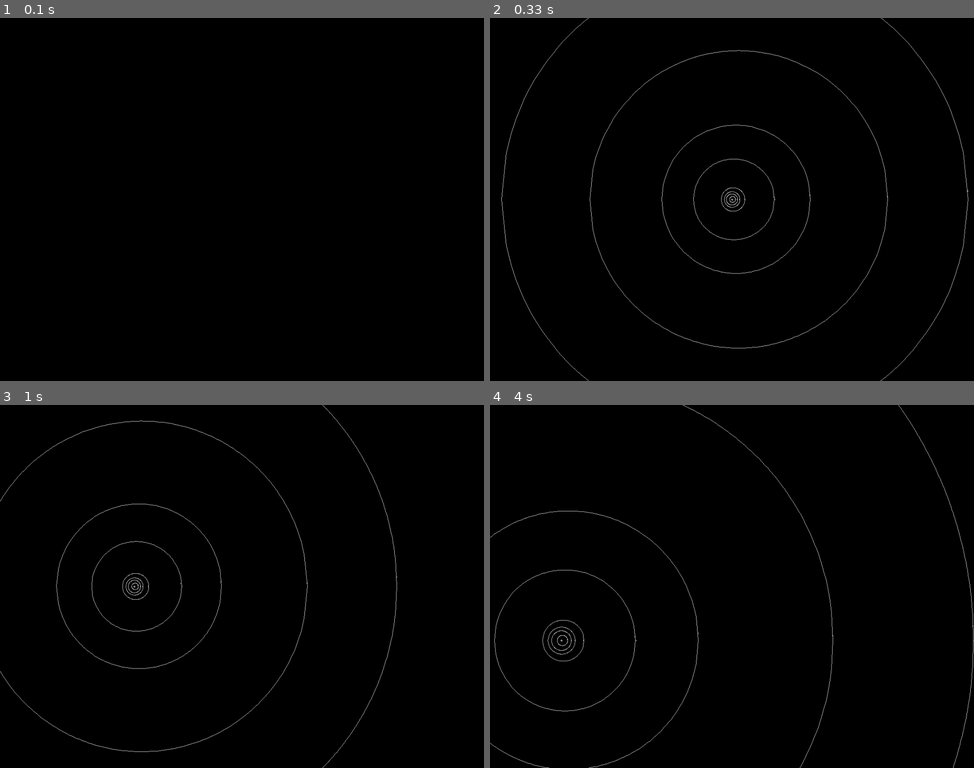
Above: before the commit, frames 1-4 (two rows, left to right).
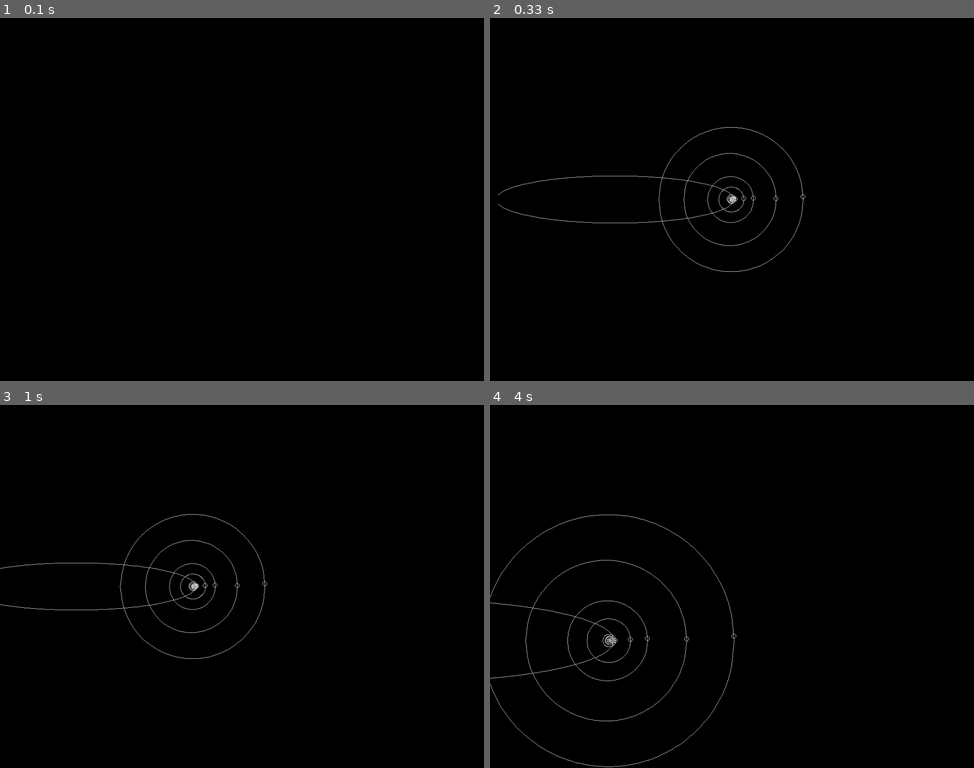
Above: after the commit, the same moments.

Repository: iparedes/Flatspace2
Game: pygame game, started from main.py
Two runs of this game, one before a commit and one after it. Both use one fixed random seed, a clock stepped at 60 frames per second and the inputs below.
Inputs:
- Up to frame 1 (0.1 s): no input
- Up to frame 2 (0.33 s): no input
- Up to frame 3 (1 s): hold T 0.33-0.8 s; hold Right 0.33-0.8 s; hold Right from 0.83 s (still down); tap Z at 0.9 s; tap X at 0.98 s
- Up to frame 4 (4 s): release Right at 1.3 s; hold Up 1.33-1.63 s; tap Z at 1.4, 1.73, 2.23, 2.53, 2.8, 3.13, 3.57, 3.97 s; hold Right 1.67-2.13 s; hold Left 2.17-2.7 s; tap X at 2.32, 3.65 s; hold Down 2.73-3.03 s; hold Left 3.07-3.47 s; hold Up 3.5-3.87 s; hold Right from 3.9 s (still down)

Frame 1 is identical in both runs. In frame 2, 2.1% of the frame differs, in the area x 1-99%, y 0-100%; in frame 3, 1.9%; in frame 4, 2.0%.

Commit message:
Added time updates

Diff:
--- a/fspace.py
+++ b/fspace.py
@@ -12,6 +12,7 @@
         self.satellites=[]      # orbiting bodies
         self._pos = pos
         self.mass=mass
+        self.time=0             # time after periapsis
 
     @property
     def pos(self):
@@ -27,13 +28,14 @@
     def area(self):
         return None
 
-    # places the body in the orbit at a given angle of the true anomaly
+    # gives the position of the body in the orbit and the time after periapisis (seconds)
+    # at a given angle of the true anomaly
     def pos_at_angle(self, angle):
         # angle is the alfa. True anomaly. 0 degrees is at periapsis
         # orbit.incl is the theta
-        alfa = angle
-        sinalfa = math.sin(math.radians(alfa))
-        cosalfa = math.cos(math.radians(alfa))
+        alfa = math.radians(angle)
+        sinalfa = math.sin(alfa)
+        cosalfa = math.cos(alfa)
         a = self.orbit.a
         b = self.orbit.b
         sintheta = self.orbit._sintheta
@@ -44,13 +46,17 @@
 
         Q = Pos(x, y)
         pos = Q + self.orbit.center
-        return pos
-
-    # all the crap about the anomalys HAS to be relative to the orbit, no absolute values
+
+        # time after periapsis
+        time=(self.T*alfa)/(2*math.pi)
+
+        return (pos,time)
+
+    # all the crap about the anomalies HAS to be relative to the orbit, no absolute values
 
     # sets the pos of the body according to the time (in seconds) since the periapsis
     def set_pos_time(self, t):
-        # E is the eccentric anomaly t seconds after the periapsis
+        # E is the (angle) eccentric anomaly t seconds after the periapsis
         E = (t * 2 * math.pi) / self.T
         # calculate the position of E without accounting for the orbit inclination
         x = self.orbit.a * math.cos(E)
@@ -63,10 +69,11 @@
         beta = math.radians(self.orbit.incl)
         newx = (x * math.cos(beta)) - (y * math.sin(beta))
         newy = (y * math.cos(beta)) + (x * math.sin(beta))
-        x = self.orbit.pos.x + newx
-        y = self.orbit.pos.y + newy
+        x = self.orbit.center.x + newx
+        y = self.orbit.center.y + newy
         pos = Pos(x, y)
         self.pos = pos
+        self.time = t
         return pos
 
     def get_eccentric_anomaly_pos(self):
@@ -78,17 +85,21 @@
     # returns the angle of the true anomaly (in degrees)
     def get_true_anomaly(self):
         # calculates distance from the current position to the focus
-        d = self.pos.distance(self.parent.pos)
+        d = self.pos.distance(self.orbit.focus1)
         # the sin of the true anomaly is the y coord over the distance
         nu = math.asin(self.pos.y / d)
         return math.radians(nu)
 
+    # updates the pos of the body in the orbit according to a delta in seconds
+    def update_pos(self,delta):
+        self.set_pos_time(self.time+delta)
 
 class Sun(Body):
     def __init__(self, name="", mass=0, pos=None, radius=0):
         Body.__init__(self,primary=None,name=name,mass=mass,pos=pos)
         self.radius=radius
         self.orbit=None
+        self.pos=Pos(0,0)
 
     def add_planet(self, planet):
         self.satellites.append(planet)
@@ -102,15 +113,18 @@
         R = Rectangle(left, top, width, height)
         return R
 
-# Suns, planets, asteroids
 class Planet(Body):
     def __init__(self, primary=None, name="", mass=0, radius=0,peri=0,apo=0,incl=0,init_pos=0):
         Body.__init__(self,primary=primary,name=name,mass=mass)
         self.radius=radius
         self.orbit=Orbit(primary.pos,peri,apo,incl)
-        self.pos=self.pos_at_angle(init_pos)
         self.T = 0  # Orbital period
         self.T = (2 * math.pi) * math.sqrt(self.orbit.a ** 3 / (G * self.primary.mass))
+        (self.pos,self.time)=self.pos_at_angle(init_pos)
+
+    def __str__(self):
+        t=self.name+" mass:"+"{:.2e}".format(self.mass)+" radius: "+"{:.2e}".format(self.radius)+"\nOrbit: "+str(self.orbit)
+        return t
 
     @property
     def area(self):
@@ -120,25 +134,6 @@
         height = width
         R = Rectangle(left, top, width, height)
         return R
-
-    # places the body in the orbit at a given angle of the true anomaly
-    # def set_pos(self, angle):
-    #     # angle is the alfa. True anomaly. 0 degrees is at periapsis
-    #     # orbit.incl is the theta
-    #     alfa = angle
-    #     sinalfa = math.sin(math.radians(alfa))
-    #     cosalfa = math.cos(math.radians(alfa))
-    #     a = self.orbit.a
-    #     b = self.orbit.b
-    #     sintheta = self.orbit._sintheta
-    #     costheta = self.orbit._costheta
-    #
-    #     x = int((a * cosalfa * costheta) - (b * sinalfa * sintheta))
-    #     y = int((a * cosalfa * sintheta) + (b * sinalfa * costheta))
-    #
-    #     Q = Pos(x, y)
-    #     pos = Q + self.orbit.center()
-    #     return pos
 
 
 class Orbit():
@@ -165,9 +160,9 @@
         self._sintheta = math.sin(math.radians(incl))
 
     def __str__(self):
-        t="a:"+str(self.a)+", "+"b:"+str(self.b)+"\n"
-        r=self.area()
-        t+="top:"+str(r.top)+", left:"+str(r.left)+", bottom:"+str(r.bottom)+", right:"+str(r.right)+"\n"
+        t="a:"+"{:.2e}".format(self.a)+", "+"b:"+"{:.2e}".format(self.b)+"\n"
+        r=self.area
+        t+="top:"+"{:.2e}".format(r.top)+", left:"+"{:.2e}".format(r.left)+", bottom:"+"{:.2e}".format(r.bottom)+", right:"+"{:.2e}".format(r.right)+"\n"
         return t
 
     @property
@@ -192,3 +187,14 @@
 class SSystem:
     def __init__(self):
         self.Sol = Sun()
+        self.epoch=0
+        self.days=0
+
+    def update(self,delta):
+        self.epoch+=delta
+        print("delta: "+str(delta))
+        if(self.epoch/86400>self.days):
+            self.days+=1
+            print(str(self.days)+" days")
+        for p in self.Sol.satellites:
+            p.update_pos(delta)
--- a/game.py
+++ b/game.py
@@ -6,8 +6,12 @@
 import pygame as pg
 import cProfile
 
+DATA_FILE='data'
+
 ZOOM_FACTOR = 10
 MOVE_FACTOR = 10
+TIME_RATE=[1,10,100,1000,10000,1e5,1e6]
+FPS = 10
 
 class Game(object):
     def __init__(self):
@@ -27,6 +31,8 @@
         pos_display=self.View.trans(center)
         self.Display.draw_point(pos_display)
 
+        self.time_rate_index=0
+
         # This is only for testing purposes. The parent of the orbit should be the Sun, not the planet
         # P=Planet("test",1e9,6e6,Pos(5e6,5e6))
         # O=Orbit(0.47E+11, 9.52E+11,30)
@@ -34,8 +40,17 @@
         # self.View.draw_planet(P)
         # self.View.draw_orbit(O)
 
+    def update_time_rate(self):
+        self.time_rate_index+=1
+        if self.time_rate_index==len(TIME_RATE):
+            self.time_rate_index=0
+
+        milispertick=1000/FPS
+        deltasecs=(milispertick/1000)*TIME_RATE[self.time_rate_index]
+        print("Delta per tick: "+str(deltasecs))
+
     def load_data(self):
-        file1 = open('data', 'r')
+        file1 = open(DATA_FILE, 'r')
         Lines = file1.readlines()
         for l in Lines:
             l.strip()
@@ -73,14 +88,7 @@
             #print(self.View.area)
             #print(p.orbit.area)
             if self.View.area.overlap(p.orbit.area):
-                pr = cProfile.Profile()
-                pr.enable()
                 self.View.draw_orbit(p.orbit)
-                pr.disable()
-                # after your program ends
-                pr.print_stats(sort="calls")
-            else:
-                print("No orbit")
 
 
 
@@ -103,13 +111,22 @@
                     self.View.zoom(ZOOM_FACTOR)
                 if event.key == pg.K_x:
                     self.View.zoom(-ZOOM_FACTOR)
+                if event.key == pg.K_t:
+                    self.update_time_rate()
 
-
+# En cada tick se actualiza el sistema.
+# A 10 FPS el sistema se actualiza 10 veces por segundo, por tanto, el delta es 100ms
+# tomamos esto como Time_rate x1, el valor que pasamos al update en segundos es el delta/1000 (0.1s)
+# Time_rate x10 el valor al delta es 1s cada tick
+# en general el valor para el update es (delta/1000)*Time_rate
 
     def run(self):
         while not self.done:
-            self.clock.tick(10)
             self.event_loop()
+            self.dt = self.clock.tick(FPS)/1000
+            self.dt=1000/FPS # milliseconds per frame
+            self.dt *= TIME_RATE[self.time_rate_index]
+            self.SS.update(self.dt)
             self.draw()
             pg.display.update()
         pg.quit()
--- a/geometry.py
+++ b/geometry.py
@@ -229,8 +229,8 @@
         dy = self.c * math.sin(math.radians(self.incl))
         dx = self.c * math.cos(math.radians(self.incl))
         delta=Pos(dx,dy)
-        self._center=pos+delta
-        self._focus2=self._center+delta
+        self._center=pos-delta
+        self._focus2=self._center-delta
 
     @property
     def focus2(self):
@@ -241,8 +241,8 @@
         dy = self.c * math.sin(math.radians(self.incl))
         dx = self.c * math.cos(math.radians(self.incl))
         delta=Pos(dx,dy)
-        self._center=pos-delta
-        self._focus1=self._center-delta
+        self._center=pos+delta
+        self._focus1=self._center+delta
 
     @property
     def center(self):
--- a/test.py
+++ b/test.py
@@ -1,7 +1,7 @@
 from geometry import *
 from display import *
 import pygame as pg
-#from fspace import *
+from fspace import *
 
 done=False
 
@@ -29,7 +29,6 @@
 
     e=Ellipse(a=4,b=2,center=Pos(0,0),incl=30)
     earea=e.area
-    print(earea)
     x=earea.left
 
     while x<=earea.right:
@@ -62,9 +61,6 @@
     #path_conv=[Display.trans(p,area) for p in path]
     #Display.draw_path(path_conv)
 
-
-    pass
-
     # ps=e.intersect_points_with_rect(r)
     # print("x")
     # for p in ps['x']:
@@ -90,79 +86,21 @@
     #     print(a)
 
 
-# e=Ellipse(100,40,Pos(0,0))
-# print(e)
-# e.incl=30
-# print(e)
-#exit(0)
+#
+Sol=Sun(name="sol",mass=1.989E+30,radius=696E+6)
+T=Planet(primary=Sol,name="Earth",mass=5.97E+24, radius=6.38E+6, apo=1.47E+11, peri=1.52E+11,\
+         incl=0,init_pos=0)
+print(T)
+print(T.T/3600/24)
+print(T.time/3600/24)
+(pos,time)=T.pos_at_angle(180)
+print(T.T/3600/24)
+print(time/3600/24)
+
+exit(0)
+
 
 Display = Display(1024)
 run()
 print("weeey")
 exit(0)
-
-class A:
-    def __init__(self):
-        self._a=0
-
-    @property
-    def a(self):
-        return self._a
-
-class B(A):
-    def __init__(self):
-        pass
-
-    @A.a.setter
-    def a(self,v):
-        self._a=v
-
-test=B()
-B.a=99
-print(B.a)
-
-exit(0)
-
-
-p=Pos(0,0)
-e=Ellipse(center=p,a=20,b=20,incl=0)
-print(e)
-q=Pos(20,20)
-e.center=q
-print(e)
-f=Pos(-6.770509831248425,-9.68245836551854)
-e.focus1=f
-print(e)
-e.a=100
-print(e)
-
-exit(0)
-
-Sol=Body()
-Sol.mass = 1e6
-Sol.radius = 10000
-Sol.pos = Pos(0, 0)
-
-P=Body()
-P.mass=1e4
-P.radius=1000
-o=Orbit(10,10,30)
-P.set_orbit(o,Sol)
-# print(o)
-#
-# t=o.intersects_X(5)
-# print(t)
-# t=o.intersects_Y(-5)
-# print(t)
-
-a=Rectangle(0,0,200,100)
-b=Rectangle(-10,-10,1000,1000)
-print(a)
-print(b)
-print(a.intersects_X(b))
-print(b.intersects_X(a))
-
-
-# R=Rectangle(-20,200,100,200)
-# t=R.overlap(o.area())
-# print(t)
--- a/view.py
+++ b/view.py
@@ -2,6 +2,8 @@
 
 PATH_RESOLUTION=100
 EPSILON=10E-9 # small number used to avoid non existing values in the ellipse when calculating in the border of its area
+DEFAULT_PLANET_RADIUS=5 # radius to draw when the planet is too small to be seen
+DEFAULT_SUN_RADIUS=10 # radius to draw when the planet is too small to be seen
 
 # Defines an area in the flatspace with cartesian coordinates
 class View:
@@ -31,13 +33,15 @@
         p = Pos(self.area.center.x + hori_step, self.area.center.y + vert_step)
         self.area.center = p
 
-    # factor: percentage of zoom increase (positive level) or decrease (negative level) of the current vi
+    # level: percentage of zoom increase (+) or decrease (-)
+    # a level of 10 means that the factor to calculate the new area will be 90%
+    # a level of -10 means that the factor to calculate the new area will be 110%
     def zoom(self, level):
         factor = (100 - level) / 100
         self.area.width *= factor
         self.area.height *= factor
         self.mperpixel = self.area.width / self.display.WIDTH
-        print("Width: "+str(self.area.width)+", mpp: "+str(self.mperpixel))
+        #print("Width: "+str(self.area.width)+", mpp: "+str(self.mperpixel))
 
 
     def in_view(self, element):
@@ -57,25 +61,20 @@
         pos=self.trans(planet.pos)
         radius=int(planet.radius/self.mperpixel)
         if radius==0:
-            radius=1
+            radius=DEFAULT_PLANET_RADIUS
         self.display.draw_circle(pos, radius)
 
     def draw_sun(self,sun):
         pos=self.trans(sun.pos)
         radius=int(sun.radius/self.mperpixel)
         if radius==0:
-            radius=1
+            radius=DEFAULT_SUN_RADIUS
         self.display.draw_circle(pos, radius)
-
 
     def draw_orbit(self,orbit):
         ellipse=orbit.ellipse
 
         self.display.draw_ex(self.trans(ellipse.focus1))
-
-
-        # OjO
-        #self.display.draw_ellipse_cartesian(ellipse,self.area)
 
         ellipse_area=ellipse.area
         rect=self.area
@@ -85,21 +84,18 @@
         ypoints = ips['y']
         nx=len(xpoints)
         ny=len(ypoints)
-        print(nx,ny)
+        #print(nx,ny)
         x1=0
         x2=0
         if nx==0:
             if ny==0:
                 # ellipse totally contained
-                x1=ellipse_area.left
-                x2=ellipse_area.right
-                # center = ellipse.center
-                # pos = self.trans(center)
-                # a = int(ellipse.a / self.mperpixel)
-                # b = int(ellipse.b / self.mperpixel)
-                # self.display.draw_ellipse(pos, a, b, orbit.incl)
-                # return
-                #self.display.draw_ellipse_cartesian(ellipse,rect)
+                x1=ellipse_area.left+EPSILON
+                x2=ellipse_area.right-EPSILON
+            elif ny==1:
+                # dont know why we get here
+                print(ypoints[0])
+                pass
             else:
                 x1 = ypoints[0].x
                 x2 = ypoints[1].x
@@ -109,9 +105,8 @@
                 if rect.left < ellipse_area.right < rect.right:
                     l.append(ellipse.area.right - EPSILON)
                 l.sort()
-                print(l)
                 x1 = l[0]
-                x2 = l[len(l) - 1]
+                x2 = l[-1]
         elif nx==1:
             if ny==1:
                 # corner cut
@@ -150,7 +145,6 @@
                     # cutting both edges across
                     x1=xpoints[0].x
                     x2=xpoints[1].x
-                    pass
             elif ny==2: # ny==2
                 # Two corner cuts
                 l=[p.x for p in xpoints+ypoints]
@@ -161,16 +155,6 @@
                 l.sort()
                 x1=l[0]
                 x2=l[-1]
-                # x1=xpoints[0].x
-                # x2=ypoints[0].x
-                # l=[x1,x2]
-                # if rect.left < ellipse_area.left < rect.right:
-                #     l.append(ellipse.area.left+EPSILON)
-                # if rect.left < ellipse_area.right < rect.right:
-                #     l.append(ellipse.area.right-EPSILON)
-                # l.sort()
-                # x1=l[0]
-                # x2=l[-1]
             else: # ny==4
                 l=[p.x for p in xpoints]
                 if rect.left < ellipse_area.left < rect.right:
@@ -183,10 +167,7 @@
         elif nx==3:
             # corner cut + horizontal bridge
             if ny==1:
-                x1=xpoints[0].x
-                x2=ypoints[0].x
                 l=[p.x for p in xpoints+ypoints]
-                #l=[x1,x2]
                 if rect.left < ellipse_area.left < rect.right:
                     l.append(ellipse.area.left+EPSILON)
                 if rect.left < ellipse_area.right < rect.right:
@@ -206,7 +187,7 @@
                 l.append(ellipse.area.right - EPSILON)
             l.sort()
             x1 = l[0]
-            x2 = l[len(l) - 1]
+            x2 = l[-1]
 
         paths = ellipse.paths(x1, x2, PATH_RESOLUTION)
         path = paths[0]
@@ -215,167 +196,3 @@
         path = paths[1]
         path_conv = [self.trans(p) for p in path]
         self.display.draw_path(path_conv)
-
-    # def draw_orbit(self,orbit):
-    #     ellipse=orbit.ellipse
-    #
-    #     self.display.draw_ex(self.trans(ellipse.focus1))
-    #
-    #
-    #     # OjO
-    #     #self.display.draw_ellipse_cartesian(ellipse,self.area)
-    #
-    #     ellipse_area=ellipse.area
-    #     rect=self.area
-    #
-    #     ips=ellipse.intersect_points_with_rect(rect)
-    #     xpoints=ips['x']
-    #     ypoints = ips['y']
-    #     nx=len(xpoints)
-    #     ny=len(ypoints)
-    #     print(nx,ny)
-    #     if nx==0:
-    #         if ny==0:
-    #             # ellipse totally contained
-    #             center = ellipse.center
-    #             pos = self.trans(center)
-    #             a = int(ellipse.a / self.mperpixel)
-    #             b = int(ellipse.b / self.mperpixel)
-    #             self.display.draw_ellipse(pos, a, b, orbit.incl)
-    #             #self.display.draw_ellipse_cartesian(ellipse,rect)
-    #         elif ny==2: # vertical lobe, or vertical bridge
-    #             if ypoints[0].y==ypoints[1].y:
-    #                 # Lobe cutting a horizontal edge (vertical lobe)
-    #                 x1=ypoints[0].x
-    #                 x2=ypoints[1].x
-    #                 if (x1>x2):
-    #                     (x1,x2)=(x2,x1)
-    #                 if x1>ellipse_area.left:
-    #                     x1=ellipse_area.left
-    #                 if x2<ellipse_area.right:
-    #                     x2=ellipse_area.right
-    #                 paths=ellipse.paths(x1,x2,PATH_RESOLUTION)
-    #                 path = paths[0]
-    #                 path_conv = [self.trans(p) for p in path]
-    #                 self.display.draw_path(path_conv)
-    #                 path = paths[1]
-    #                 path_conv = [self.trans(p) for p in path]
-    #                 self.display.draw_path(path_conv)
-    #             else: # vertical bridge
-    #                 x1=ypoints[0].x
-    #                 x2=ypoints[1].x
-    #                 if rect.left<ellipse_area.left<rect.right:
-    #                     # left point limit inside view
-    #                     l=[x1,x2,ellipse_area.left]
-    #                     l.sort()
-    #                     x1=l[0]
-    #                     x2=l[2]
-    #                 elif rect.left<ellipse_area.right<rect.right:
-    #                     # right point limit inside view
-    #                     l=[x1,x2,ellipse_area.right]
-    #                     l.sort()
-    #                     x1=l[0]
-    #                     x2=l[2]
-    #                 else: # just a simple bridge
-    #                     # no need to do anything
-    #                     pass
-    #                 paths = ellipse.paths(x1, x2, PATH_RESOLUTION)
-    #                 path = paths[0]
-    #                 path_conv = [self.trans(p) for p in path]
-    #                 self.display.draw_path(path_conv)
-    #                 path = paths[1]
-    #                 path_conv = [self.trans(p) for p in path]
-    #                 self.display.draw_path(path_conv)
-    #         else: # ny==4, two vertical bridges
-    #             x1 = ypoints[0].x
-    #             x2 = ypoints[1].x
-    #             l=[x1,x2]
-    #             if rect.left < ellipse_area.left < rect.right:
-    #                 l.append(ellipse.area.left)
-    #             if rect.left < ellipse_area.right < rect.right:
-    #                 l.append(ellipse.area.right)
-    #             l.sort()
-    #             x1=l[0]
-    #             x2=l[3]
-    #             paths = ellipse.paths(x1, x2, PATH_RESOLUTION)
-    #             path = paths[0]
-    #             path_conv = [self.trans(p) for p in path]
-    #             self.display.draw_path(path_conv)
-    #             path = paths[1]
-    #             path_conv = [self.trans(p) for p in path]
-    #             self.display.draw_path(path_conv)
-    #     elif nx==1:
-    #         if ny==1:
-    #             # corner cut
-    #             x1=xpoints[0].x
-    #             x2=ypoints[0].x
-    #             l=[x1,x2]
-    #             if rect.left < ellipse_area.left < rect.right:
-    #                 l.append(ellipse.area.left)
-    #             if rect.left < ellipse_area.right < rect.right:
-    #                 l.append(ellipse.area.right)
-    #             l.sort()
-    #             x1=l[0]
-    #             x2=l[len(l)-1]
-    #             paths = ellipse.paths(x1, x2, PATH_RESOLUTION)
-    #             path = paths[0]
-    #             path_conv = [self.trans(p) for p in path]
-    #             self.display.draw_path(path_conv)
-    #             path = paths[1]
-    #             path_conv = [self.trans(p) for p in path]
-    #             self.display.draw_path(path_conv)
-    #         else: #ny==3
-    #             # corner cut + vertical bridge
-    #             pass
-    #     elif nx==2:
-    #         if ny==0: # crossing vertical edge
-    #             if xpoints[0].x==xpoints[1].x:
-    #                 # lobe cutting one edge
-    #                 x1=xpoints[0].x
-    #                 if rect.left<ellipse_area.left<rect.right:
-    #                     x2 = ellipse_area.left
-    #                 else:
-    #                     x2 = ellipse_area.right
-    #                 paths=ellipse.paths(x1,x2,PATH_RESOLUTION)
-    #                 path = paths[0]
-    #                 path_conv = [self.trans(p) for p in path]
-    #                 self.display.draw_path(path_conv)
-    #                 path = paths[1]
-    #                 path_conv = [self.trans(p) for p in path]
-    #                 self.display.draw_path(path_conv)
-    #             else:
-    #                 # cutting both edges across
-    #                 x1=xpoints[0].x
-    #                 x2=xpoints[1].x
-    #                 paths=ellipse.paths(x1,x2,PATH_RESOLUTION)
-    #                 path = paths[0]
-    #                 path_conv = [self.trans(p) for p in path]
-    #                 self.display.draw_path(path_conv)
-    #                 path = paths[1]
-    #                 path_conv = [self.trans(p) for p in path]
-    #                 self.display.draw_path(path_conv)
-    #
-    #                 pass
-    #         else: # ny==2
-    #             # Two corner cuts
-    #             x1=xpoints[0].x
-    #             x2=ypoints[0].x
-    #             l=[x1,x2]
-    #             if rect.left < ellipse_area.left < rect.right:
-    #                 l.append(ellipse.area.left)
-    #             if rect.left < ellipse_area.right < rect.right:
-    #                 l.append(ellipse.area.right)
-    #             l.sort()
-    #             x1=l[0]
-    #             x2=l[len(l)-1]
-    #             paths = ellipse.paths(x1, x2, PATH_RESOLUTION)
-    #             path = paths[0]
-    #             path_conv = [self.trans(p) for p in path]
-    #             self.display.draw_path(path_conv)
-    #             path = paths[1]
-    #             path_conv = [self.trans(p) for p in path]
-    #             self.display.draw_path(path_conv)
-    #     elif nx==3:
-    #         pass
-    #     else: # nx==4
-    #         pass
Not shown, changed: data
